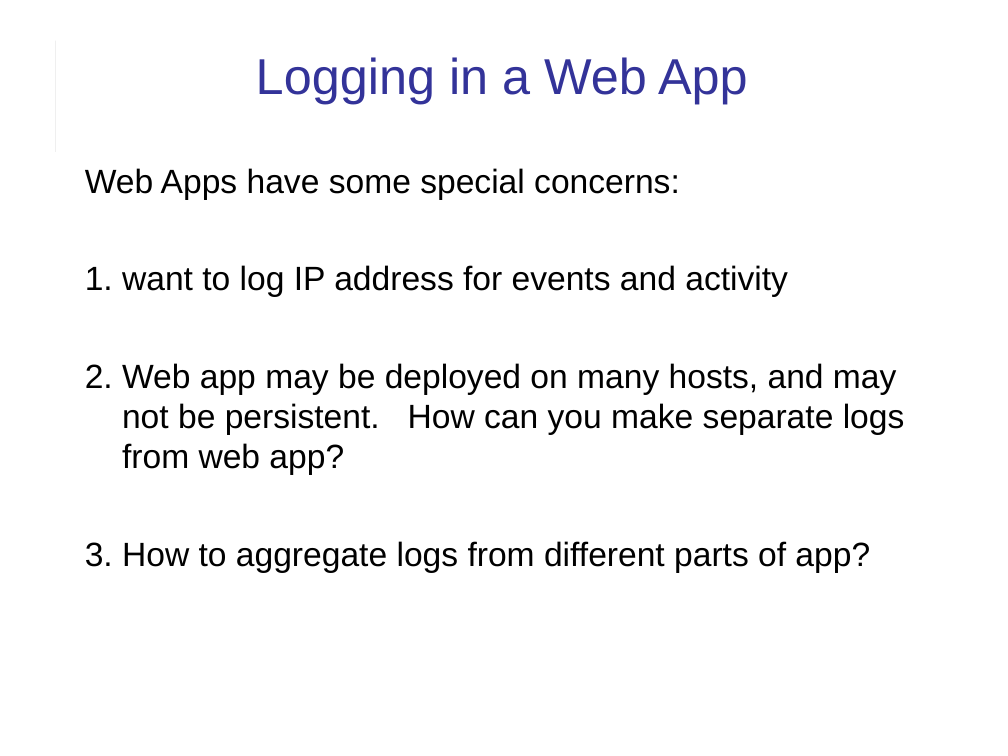
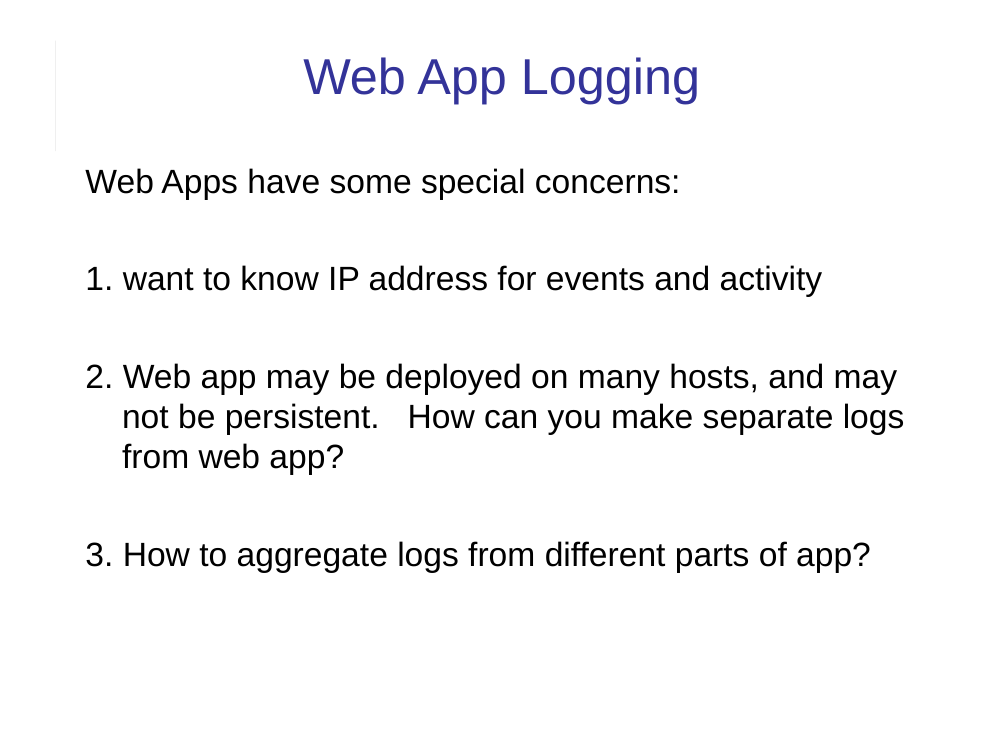
Before and after one commit to cpske/ISP, a slide deck: slide 25 of logging/Logging.ppt (slide 19 before the commit). Drawn at 1008x756 pixels with LibreOffice and Linux fonts; fonts in the diff are those of the drawing. Boxes give left, top, right and bottom in pixels: in the first picture for what was removed or moved away, otherwise in the second. Text is boxed around its words. In the diff, an @@ line names an element or a change of style, - is before the commit and + after.

Commit message:
update slides on logging

```diff
--- a/logging/Logging.ppt
+++ b/logging/Logging.ppt
@@ title at bbox=[303, 57, 700, 104]: text changed @@
-Logging in a Web App
+Web App Logging
@@ text at bbox=[85, 168, 905, 573]: indent changed @@
@@ text at bbox=[85, 265, 823, 297]: text changed @@
-1. want to log IP address for events and activity
+1. want to know IP address for events and activity
```
Also in this commit, not shown: 19 other slides changed, 10 slides added, 1 slide removed, 2 other files.
